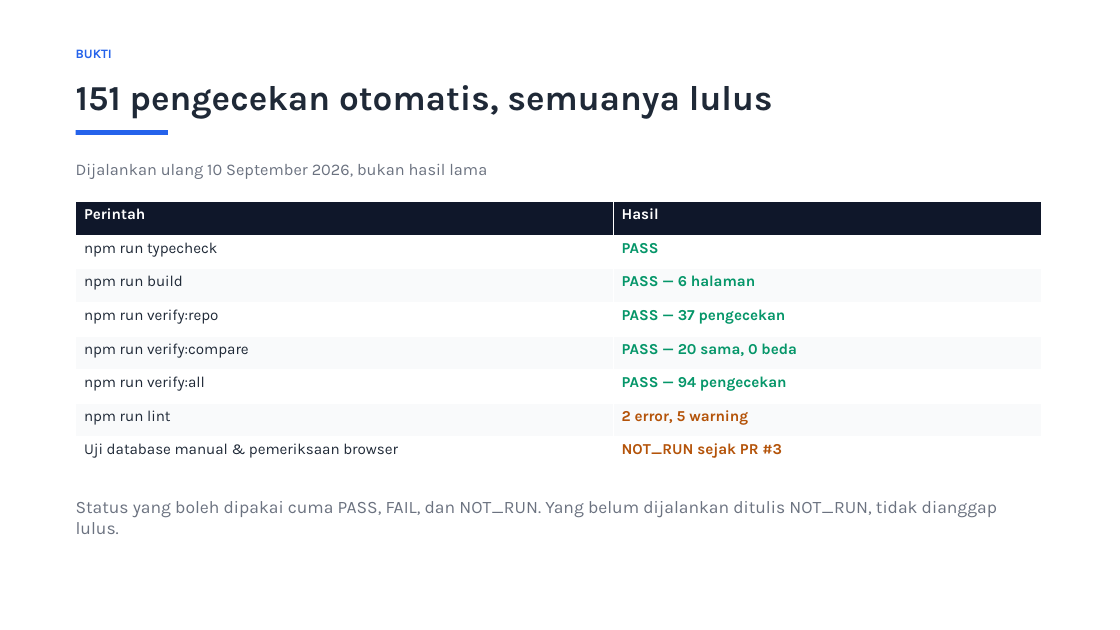
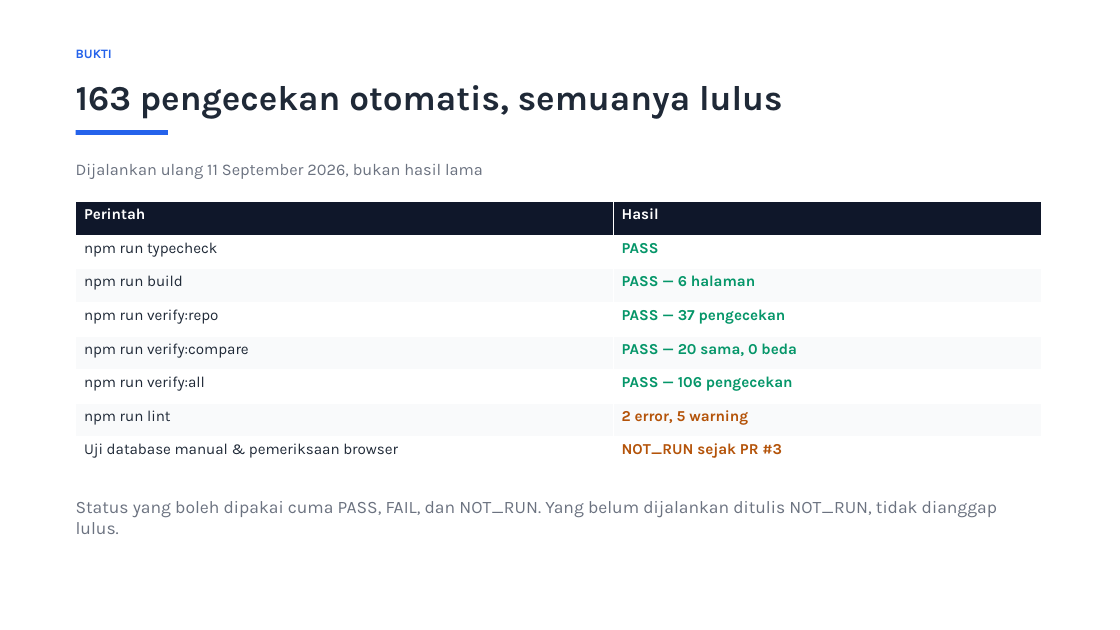
Before and after one commit to article-website/news-times, a slide deck: slide 9 of docs/presentasi/NewsTimes.pptx. Drawn at 1120x630 pixels with LibreOffice and Linux fonts; fonts in the diff are those of the drawing. Boxes give left, top, right and bottom in pixels: in the first picture for what was removed or moved away, otherwise in the second. Text is boxed around its words. In the diff, an @@ line names an element or a change of style, - is before the commit and + after.

```diff
--- a/docs/presentasi/NewsTimes.pptx
+++ b/docs/presentasi/NewsTimes.pptx
@@ text at <box>76,85,783,119</box>: text changed @@
-151 pengecekan otomatis, semuanya lulus
+163 pengecekan otomatis, semuanya lulus
@@ text at <box>76,164,483,179</box>: text changed @@
-Dijalankan ulang 10 September 2026, bukan hasil lama
+Dijalankan ulang 11 September 2026, bukan hasil lama
@@ table at <box>76,202,1042,471</box> @@
-row 6, column 2: PASS — 94 pengecekan
+row 6, column 2: PASS — 106 pengecekan
```
Also in this commit, not shown: 2 other slides changed, 11 other files.
